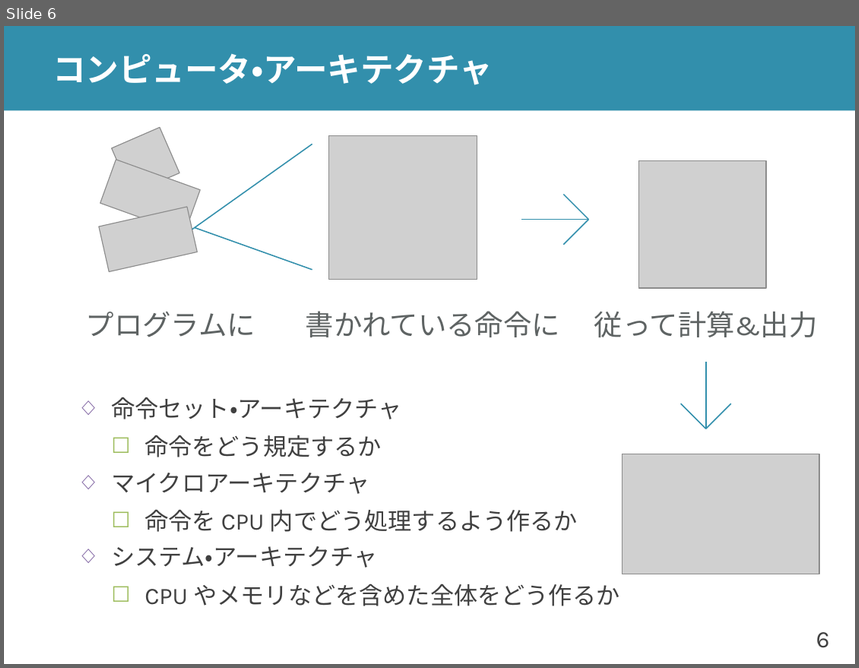
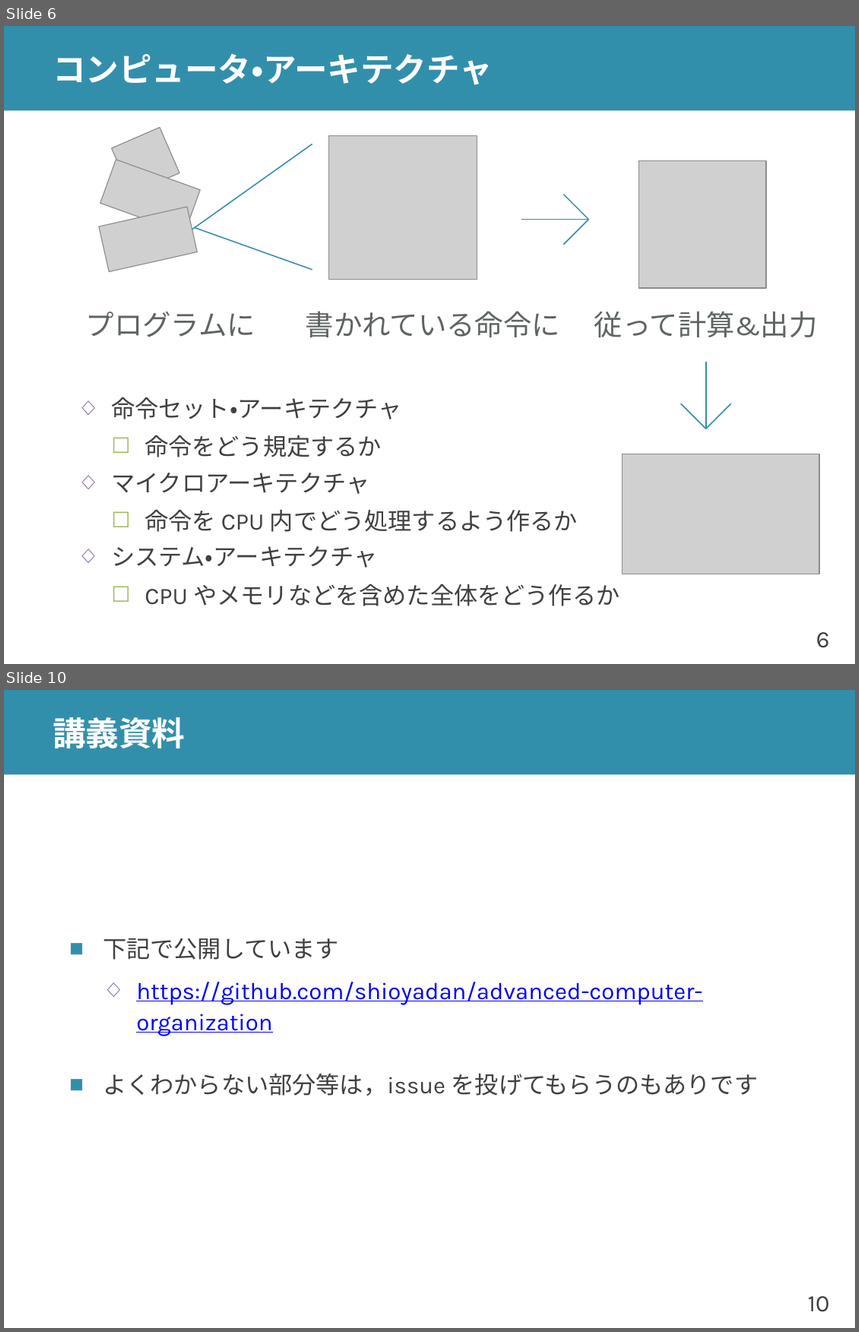
Before and after one commit to shioyadan/advanced-computer-organization, a slide deck: aco-shioya-00.pptx. Shown one above the other, each under a label of ours: slide 6 before the commit, slides 6 and 10 after it; the slides between them are not shown. The pictures are 859x668 and 859x1332 pixels, drawn with LibreOffice and Linux fonts; fonts in the diff are those of the drawing; grey boxes stand for pictures. Boxes give left, top, right and bottom in pixels: in the first picture for what was removed or moved away, otherwise in the second. Text is boxed around its words. In the diff, an @@ line names an element or a change of style, - is before the commit and + after.

```diff
--- a/aco-shioya-00.pptx
+++ b/aco-shioya-00.pptx
@@ slide 10 added at [4, 690, 855, 1328], background #FFFFFF; not listed: 2 template elements that a slide beside it also shows @@
@@ title added at [53, 717, 185, 749], 28 pt, text #FFFFFF, bold @@
+講義資料
@@ text added at [103, 939, 759, 1096], 20 pt, text #0000FF, underline @@
+■ 下記で公開しています
+  ◇ https://github.com/shioyadan/advanced-computer-organization
+■ よくわからない部分等は，issue を投げてもらうのもありです
```
Also in this commit, not shown: 9 slides changed, 1 other slide added, 1 other file.
